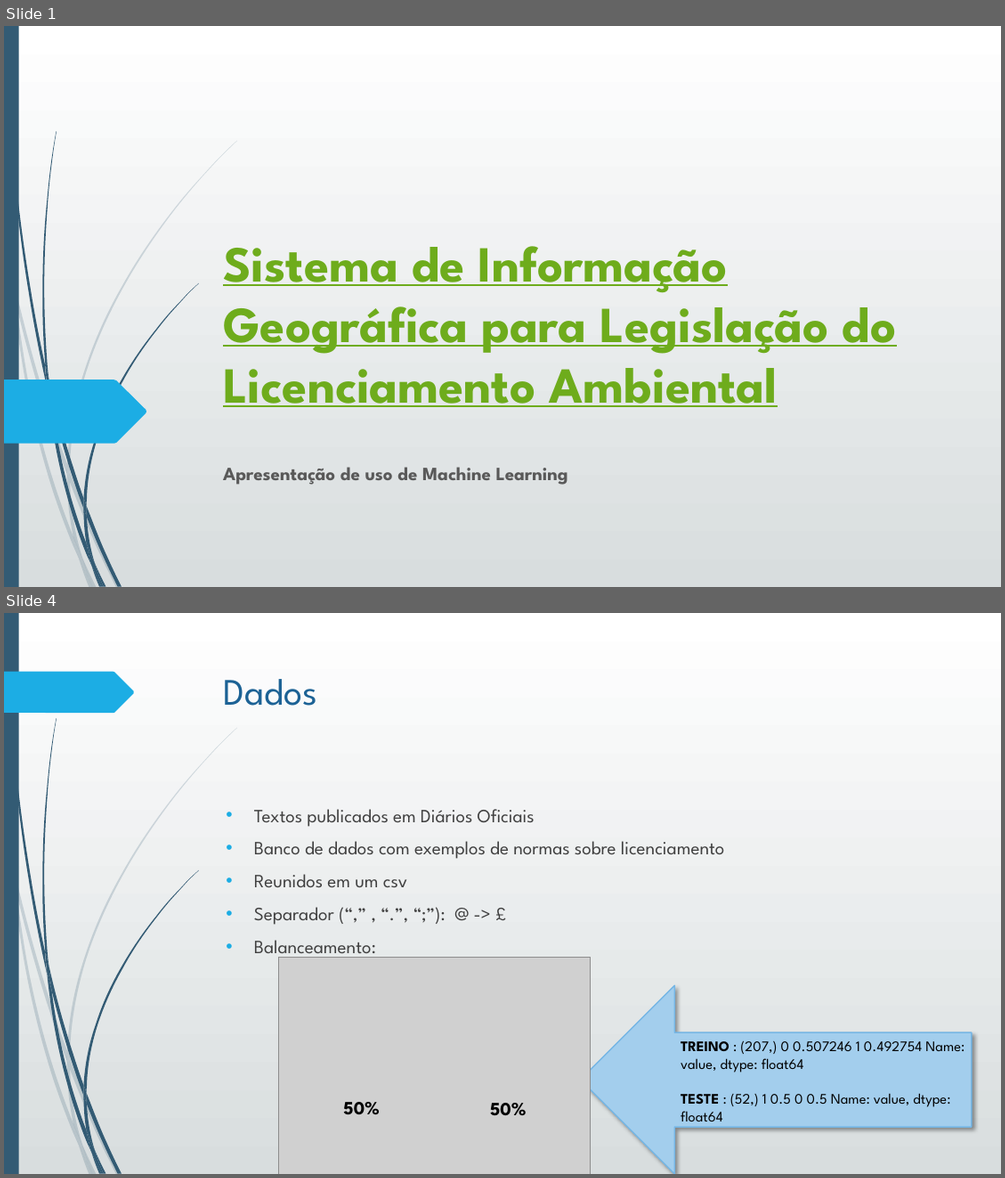
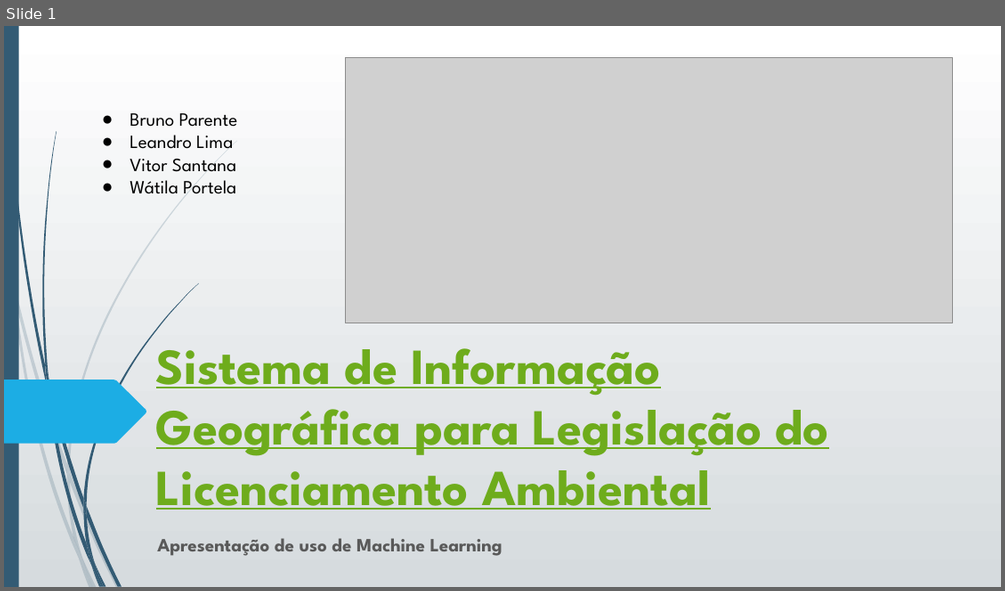
Before and after one commit to leoexcelsus/siglla_phase2, a slide deck: siglla fase2.pptx. Shown one above the other, each under a label of ours: slides 1 and 4 before the commit, slide 1 after it; the slides between them are not shown. The pictures are 1005x1178 and 1005x591 pixels, drawn with LibreOffice and Linux fonts; fonts in the diff are those of the drawing; grey boxes stand for pictures. Boxes give left, top, right and bottom in pixels: in the first picture for what was removed or moved away, otherwise in the second. Text is boxed around its words. In the diff, an @@ line names an element or a change of style, - is before the commit and + after.

```diff
--- a/siglla fase2.pptx
+++ b/siglla fase2.pptx
@@ slide 4 removed at <box>4,613,1001,1174</box>, background gradient #FFFFFF to #D7DDE0; not listed: 23 template elements that a slide beside it also shows @@
@@ freeform shape removed at <box>4,672,134,713</box> @@
@@ title removed at <box>224,679,317,706</box> @@
-Dados
@@ text removed at <box>254,809,725,958</box> @@
-• Textos publicados em Diários Oficiais
-• Banco de dados com exemplos de normas sobre licenciamento
-• Reunidos em um csv
-• Separador (“,” , “.”, “;”): @ -> £
-• Balanceamento:
@@ picture removed at <box>279,957,591,1174</box> @@
@@ left arrow removed at <box>581,985,971,1174</box> @@
@@ text removed at <box>680,1040,964,1121</box> @@
-TREINO : (207,) 0 0.507246 1 0.492754 Name: value, dtype: float64
-TESTE : (52,) 1 0.5 0 0.5 Name: value, dtype: float64
@@ text removed at <box>343,1102,380,1115</box> @@
-50%
@@ text removed at <box>490,1103,526,1116</box> @@
-50%
@@ slide 1 changed as well @@
@@ background gradient #FFFFFF to #D7DDE0 to gradient #FFFFFF to #D6DBDE @@
@@ picture added at <box>345,58,952,323</box> @@
@@ text added at <box>129,113,238,199</box>, 18 pt, text #000000 @@
+● Bruno Parente
+● Leandro Lima
+● Vitor Santana
+● Wátila Portela
@@ title "Sistema de Informação Geográfica para ...": place and size @@
-title "Sistema de Informação Geográfica para ..." at <box>223,246,897,407</box>
+title "Sistema de Informação Geográfica para ..." at <box>156,348,829,509</box>
@@ subtitle "Apresentação de uso de Machine ...": place and size @@
-subtitle "Apresentação de uso de Machine ..." at <box>223,467,568,484</box>
+subtitle "Apresentação de uso de Machine ..." at <box>157,538,502,556</box>
@@ subtitle "Apresentação de uso de Machine ..." at <box>157,538,502,556</box>: less space between paragraphs @@
```
Also in this commit, not shown: 2 other slides changed, 7 slides added, 2 other slides removed.
